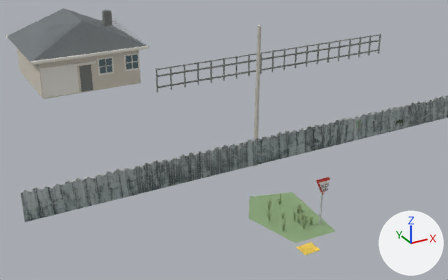
The Blender file tools/modeling/source/PineHillGiveWayIntersection.blend: old version first, new version second.
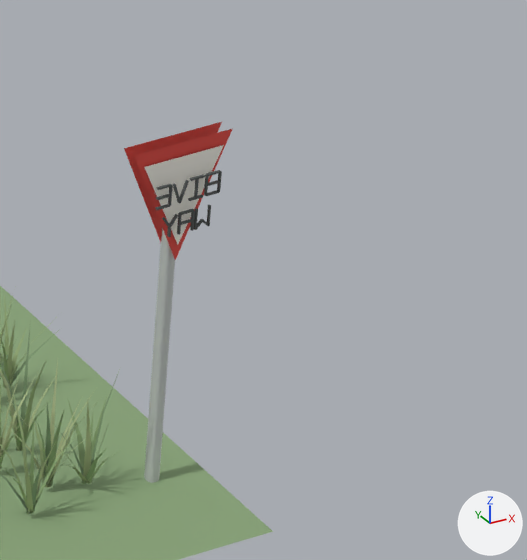
There are two pictures of each version: one from a 50 mm camera at (-21.2, -16.04, 16.26) aimed at (-7.8, 8.32, 4.08), one close up on the part from 67% to 83% of the width and 57% to 84% of the height. The axes (+X, +Y, +Z) are drawn at lower right. The lights are the same throughout. The last two pictures show the newer version.

The first close-up shows 'Approach-facing GIVE WAY legend', 'Give-way enamel face', 'Give-way red triangular sign', 'Give-way steel post', 'Grass berm near kerb', 'PineHillAsset_Ornamental grass blade 0', 'PineHillAsset_Ornamental grass blade 1', 'PineHillAsset_Ornamental grass blade 2', 'PineHillAsset_Ornamental grass blade 3'.
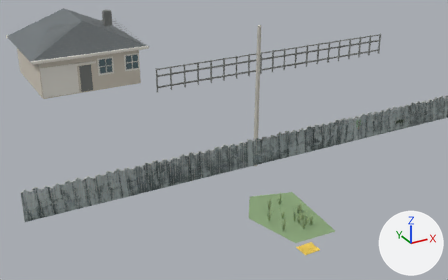
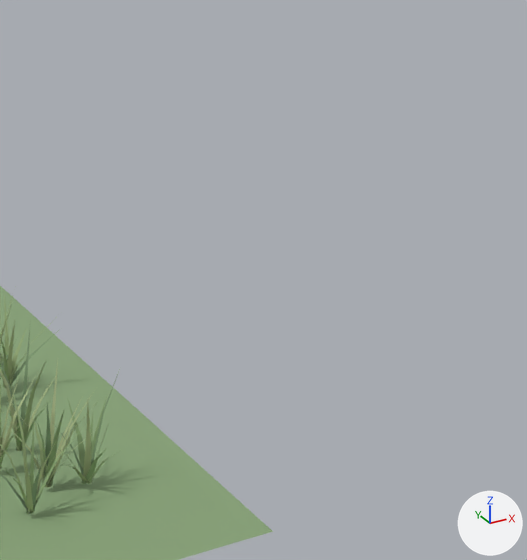
Patch to the scene script:
```diff
--- a/tools/modeling/source/PineHillGiveWayIntersection.blend.py
+++ b/tools/modeling/source/PineHillGiveWayIntersection.blend.py
@@ ob_give_way_steel_post @@
-ob_give_way_steel_post = bpy.data.objects.new('Give-way steel post', me_cube_071)
-ob_give_way_steel_post.parent = ob_pinehillgivewayintersection
-ob_give_way_steel_post.location = (-4.2, 5.0, 1.21)
-_m = ob_give_way_steel_post.modifiers.new('Soft timber edges', 'BEVEL')
-_m.width = 0.025
-_m.width_pct = 0.025
-_m.segments = 2
-_m = ob_give_way_steel_post.modifiers.new('Weighted corner normals', 'WEIGHTED_NORMAL')
@@ ob_give_way_red_triangular_sign @@
-ob_give_way_red_triangular_sign = bpy.data.objects.new('Give-way red triangular sign', me_give_way_red_triangular_signmesh)
-ob_give_way_red_triangular_sign.parent = ob_pinehillgivewayintersection
-ob_give_way_red_triangular_sign.location = (0.0, 0.0, 0.0)
@@ ob_give_way_enamel_face @@
-ob_give_way_enamel_face = bpy.data.objects.new('Give-way enamel face', me_give_way_enamel_facemesh)
-ob_give_way_enamel_face.parent = ob_pinehillgivewayintersection
-ob_give_way_enamel_face.location = (0.0, 0.0, 0.0)
@@ ob_approach_facing_give_way_legend @@
-ob_approach_facing_give_way_legend = bpy.data.objects.new('Approach-facing GIVE WAY legend', me_approach_facing_give_way_legendmesh)
-ob_approach_facing_give_way_legend.parent = ob_pinehillgivewayintersection
-ob_approach_facing_give_way_legend.location = (0.0, 0.0, 0.0)
```

What differs and where, as boxes [x1, y1, x2, y2] in the close-ups (527 x 560 px):
'Give-way steel post', deleted: before [144, 228, 175, 483]
'Give-way red triangular sign', deleted (red): before [124, 122, 233, 260]
'Give-way enamel face', deleted: before [144, 145, 224, 244]
'Approach-facing GIVE WAY legend', deleted: before [155, 170, 222, 237]
